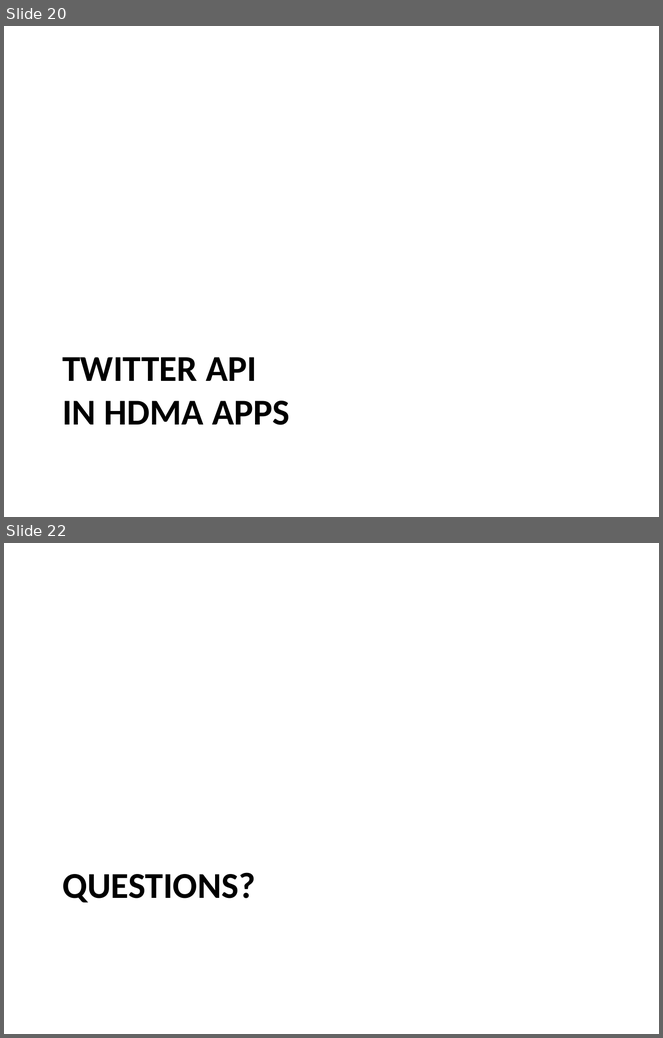
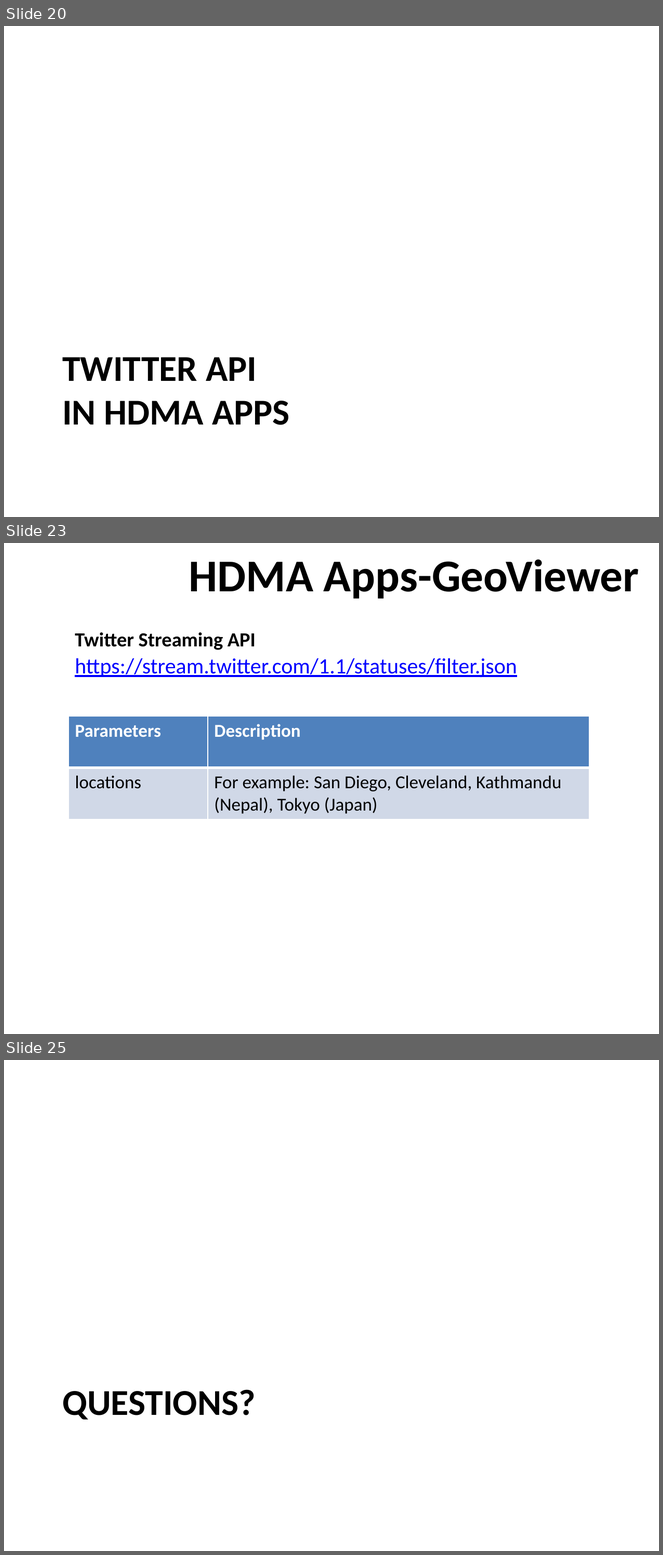
Before and after one commit to ediyacoo/ediyacoo.github.io, a slide deck: talks/twitterAPI/twitterAPI.pptx. Shown one above the other, each under a label of ours: slides 20 and 22 before the commit, slides 20, 23 and 25 after it; the slides between them are not shown. The pictures are 663x1038 and 663x1555 pixels, drawn with LibreOffice and Linux fonts; fonts in the diff are those of the drawing. Boxes give left, top, right and bottom in pixels: in the first picture for what was removed or moved away, otherwise in the second. Text is boxed around its words. In the diff, an @@ line names an element or a change of style, - is before the commit and + after.

Commit message:
upate twitterAPI

```diff
--- a/talks/twitterAPI/twitterAPI.pptx
+++ b/talks/twitterAPI/twitterAPI.pptx
@@ slide 23 added at (4, 543, 659, 1034), background #FFFFFF @@
@@ text added at (189, 559, 639, 599), 50 pt, text #000000, bold @@
+HDMA Apps-GeoViewer
@@ text added at (75, 632, 256, 650), 22 pt, text #000000, bold @@
+Twitter Streaming API
@@ text added at (75, 658, 517, 678), 24 pt, text #0000FF, underline @@
+https://stream.twitter.com/1.1/statuses/filter.json
@@ table added at (68, 717, 590, 820), 2 rows, 2 columns @@
+Parameters | Description
+locations | For example: San Diego, Cleveland, Kathmandu (Nepal), Tokyo (Japan)
@@ what was slide 22 is now slide 25 @@
```
Also in this commit, not shown: 2 other slides added.
